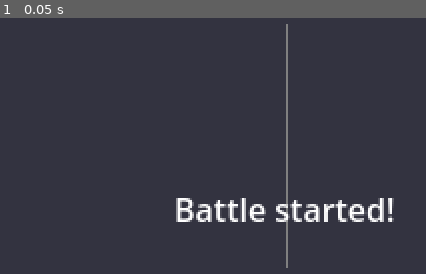
Above: before the commit, frame 1.
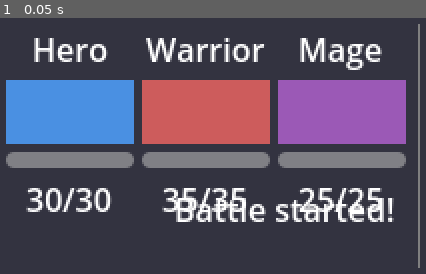
Above: after the commit, the same moment.

Repository: artcgranja/game-julio
Game: Godot game, scene res://scenes/battle/BattleScene.tscn
The game is run twice, just before and just after one commit, with the same random seed, the same clock (stepped at 60 frames per second) and the same inputs. This scene is started directly instead of the project's main scene.
Inputs:
- Up to frame 1 (0.05 s): no input

The runs differ from the first frame. In frame 1, 35% of the frame differs, in the area x 1-99%, y 2-98%.
Error before the commit: Attempt to call function 'get_children' in base 'null instance' on a null instance. (res://scripts/BattleScene.gd:41)

Commit message:
Update BattleScene.gd to reference new node structure and modify README.md

Diff:
--- a/scripts/BattleScene.gd
+++ b/scripts/BattleScene.gd
@@ -2,8 +2,8 @@
 
 # Main battle scene controller
 
-@onready var party_container = $PartyContainer
-@onready var enemy_container = $EnemyContainer
+@onready var party_container = $BattleArea/PartyContainer
+@onready var enemy_container = $BattleArea/EnemyContainer
 @onready var action_panel = $ActionPanel
 @onready var message_label = $MessageLabel
 
Not shown, changed: README.md
